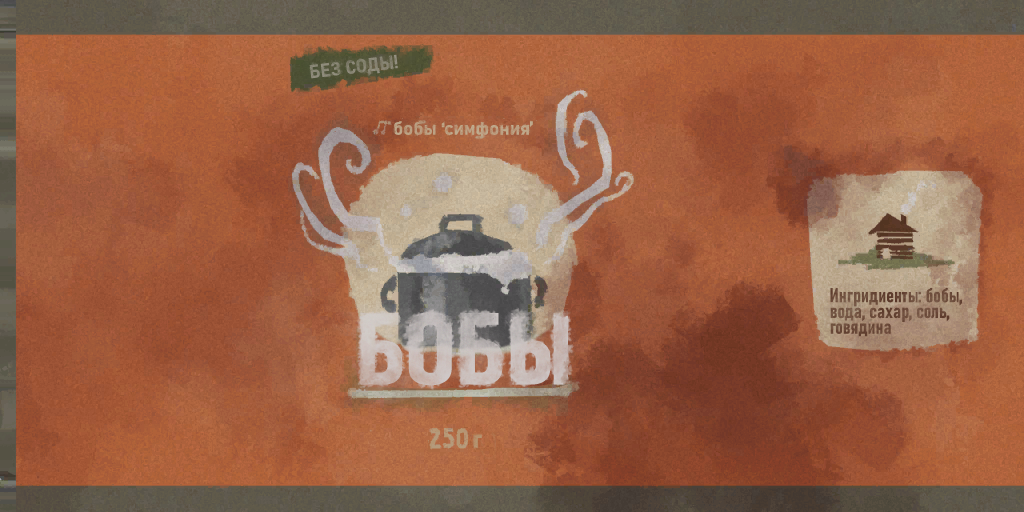
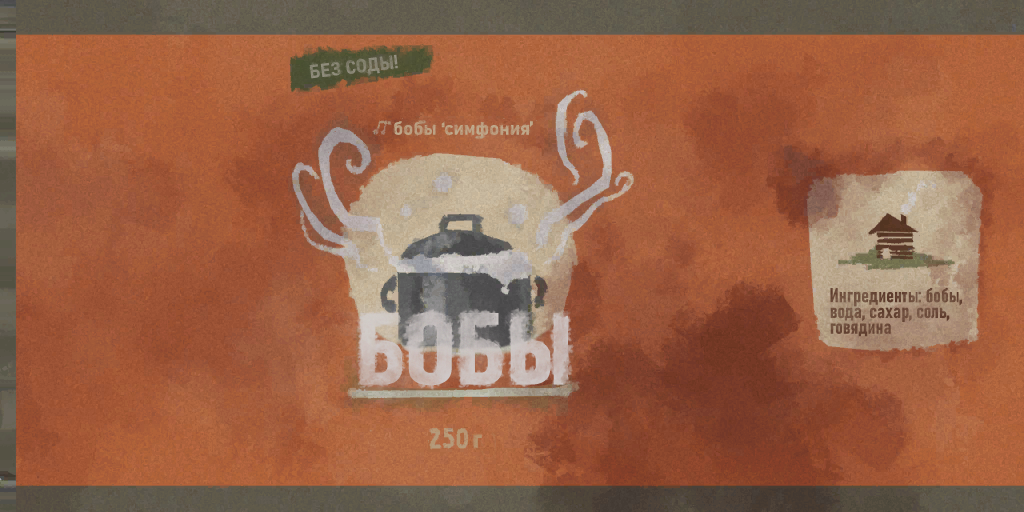
Layer changes from the first 1024 × 512 image to the second:
added layer "Layer 2" (72%) above "Ингридиенты: бобы, вода, сахар, соль, говядина" over bbox(860, 290, 870, 303)
painted on "Ингридиенты: бобы, вода, сахар, соль, говядина" over bbox(860, 290, 870, 305)